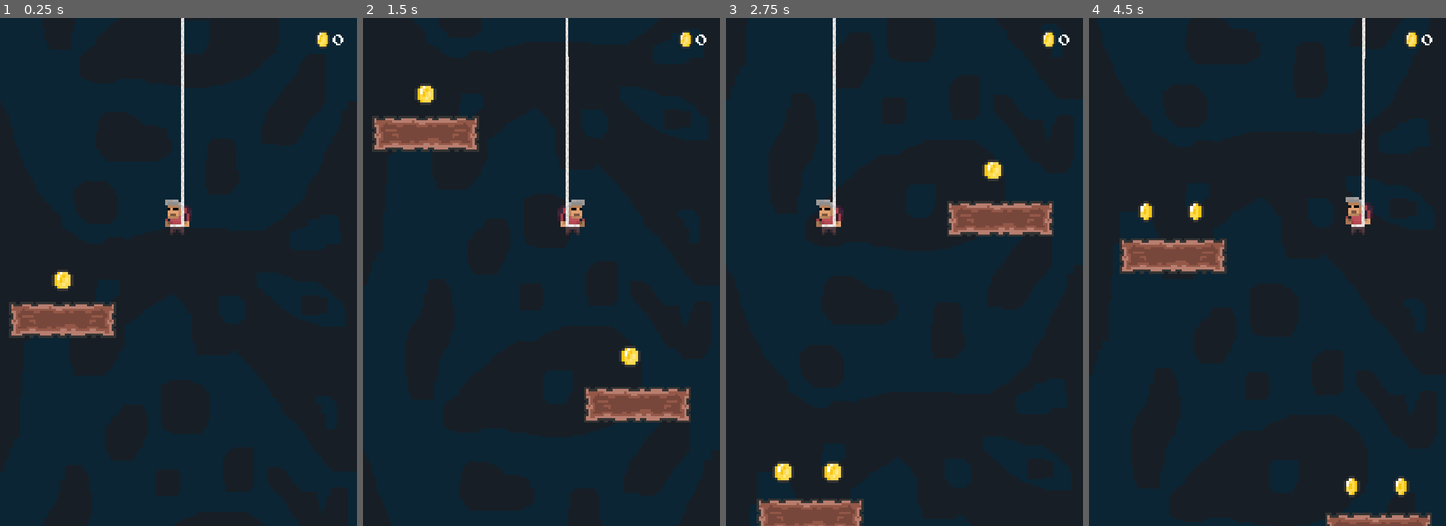
Above: before the commit, frames 1-4 (left to right).
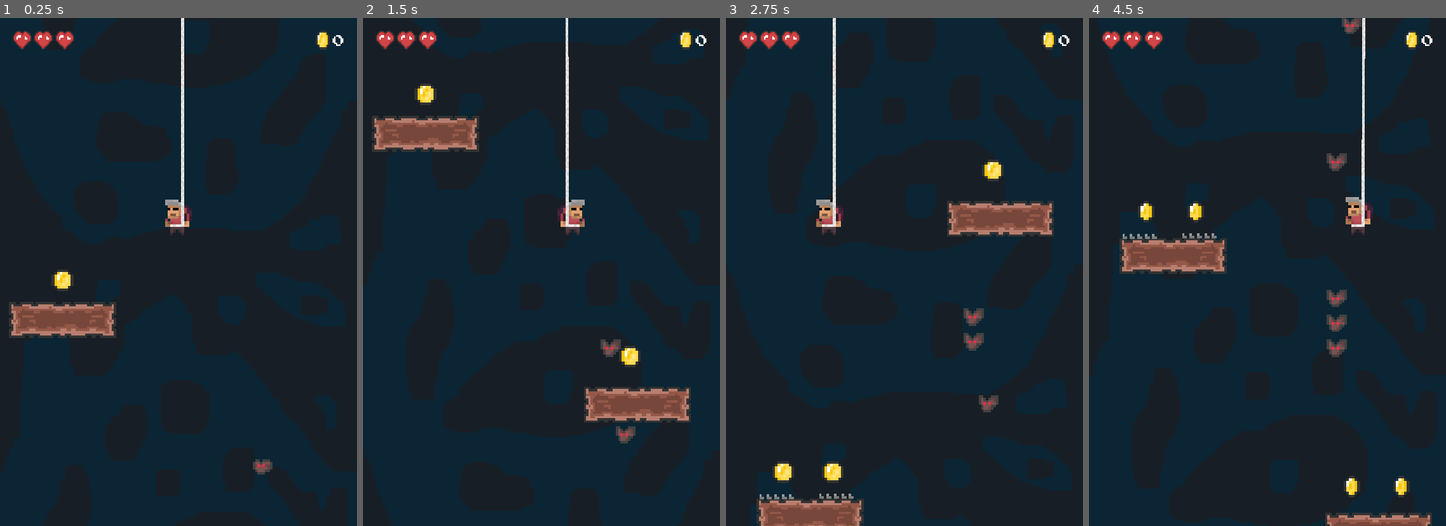
Above: after the commit, the same moments.

Repository: drxwat/rope-and-digger-game
Game: Godot game, scene res://level/main-level/MainLevel.tscn
Same seed, same stepped clock (60 frames per second), same inputs: the game is played once before the commit and once after it.
Inputs (mouse positions are in pixels of both pictures, inside the frame that each line leads up to):
- Up to frame 1 (0.25 s): no input
- Up to frame 2 (1.5 s): move the mouse to (620, 246) at 0.52 s; hold D (move_right) from 0.53 s (still down); click (620, 246) at 0.67 s; move the mouse to (470, 297) at 1.27 s
- Up to frame 3 (2.75 s): move the mouse to (940, 160) at 2.02 s; release D (move_right) at 2.03 s; hold A (move_left) from 2.03 s (still down)
- Up to frame 4 (4.5 s): move the mouse to (1249, 373) at 2.77 s; release A (move_left) at 2.78 s; hold D (move_right) 2.78-4.28 s; click (1249, 373) at 2.92 s; move the mouse to (1374, 348) at 3.52 s; move the mouse to (1160, 195) at 4.27 s; hold A (move_left) from 4.28 s (still down)

The runs differ from the first frame. In frame 1, 0.6% of the frame differs, in the area x 3-97%, y 2-90%; in frame 2, 0.7%; in frame 3, 1.0%; in frame 4, 1.3%, in the area x 3-97%, y 0-67%.

Commit message:
spikes & bars

Diff:
--- /dev/null
+++ b/core/bat/Bat.gd
@@ -0,0 +1,27 @@
+extends KinematicBody2D
+
+onready var attack_timer := $AttackTimer
+
+var is_attacking := false
+var velocity := Vector2(0, -200)
+var gravity := 250
+var attack_duration := 3
+
+func _ready():
+	$AttackTimer.wait_time = attack_duration
+	$AttackTimer.start()
+
+func damage_player(player: Player):
+	player.take_damage()
+
+func _physics_process(delta):
+	if is_attacking:
+		move_and_slide(velocity)
+	else:
+		move_and_slide(Vector2(0, gravity))
+
+func remove():
+	queue_free()
+
+func start_attack():
+	is_attacking = true
--- /dev/null
+++ b/core/bat/Bat.tscn
@@ -0,0 +1,70 @@
+[gd_scene load_steps=11 format=2]
+
+[ext_resource path="res://assets/bat.png" type="Texture" id=1]
+[ext_resource path="res://core/bat/Bat.gd" type="Script" id=2]
+
+[sub_resource type="CircleShape2D" id=7]
+radius = 20.0
+
+[sub_resource type="AtlasTexture" id=1]
+atlas = ExtResource( 1 )
+region = Rect2( 0, 0, 16, 16 )
+
+[sub_resource type="AtlasTexture" id=2]
+atlas = ExtResource( 1 )
+region = Rect2( 16, 0, 16, 16 )
+
+[sub_resource type="AtlasTexture" id=3]
+atlas = ExtResource( 1 )
+region = Rect2( 32, 0, 16, 16 )
+
+[sub_resource type="AtlasTexture" id=4]
+atlas = ExtResource( 1 )
+region = Rect2( 48, 0, 16, 16 )
+
+[sub_resource type="AtlasTexture" id=5]
+atlas = ExtResource( 1 )
+region = Rect2( 64, 0, 16, 16 )
+
+[sub_resource type="SpriteFrames" id=6]
+animations = [ {
+"frames": [ SubResource( 1 ), SubResource( 2 ), SubResource( 3 ), SubResource( 4 ), SubResource( 5 ) ],
+"loop": true,
+"name": "default",
+"speed": 5.0
+} ]
+
+[sub_resource type="CircleShape2D" id=8]
+radius = 16.0
+
+[node name="Bat" type="KinematicBody2D"]
+collision_layer = 0
+collision_mask = 0
+script = ExtResource( 2 )
+
+[node name="Damager" type="Area2D" parent="."]
+collision_layer = 0
+
+[node name="CollisionShape2D" type="CollisionShape2D" parent="Damager"]
+position = Vector2( 0, -3.15579 )
+shape = SubResource( 7 )
+
+[node name="VisibilityNotifier2D" type="VisibilityNotifier2D" parent="."]
+rect = Rect2( -20, -20, 40, 40 )
+
+[node name="AnimatedSprite" type="AnimatedSprite" parent="."]
+modulate = Color( 1.3, 1.3, 1.3, 1 )
+position = Vector2( 0, -15.7789 )
+scale = Vector2( 5, 5 )
+frames = SubResource( 6 )
+frame = 2
+playing = true
+
+[node name="CollisionShape2D" type="CollisionShape2D" parent="."]
+shape = SubResource( 8 )
+
+[node name="AttackTimer" type="Timer" parent="."]
+one_shot = true
+[connection signal="body_entered" from="Damager" to="." method="damage_player"]
+[connection signal="screen_exited" from="VisibilityNotifier2D" to="." method="remove"]
+[connection signal="timeout" from="AttackTimer" to="." method="start_attack"]
--- a/core/platforms/platform-simple/PlatformSimple.gd
+++ b/core/platforms/platform-simple/PlatformSimple.gd
@@ -2,10 +2,12 @@
 
 
 var width := 0.0
+var height := 0.0
 var is_mooving := false
 
 func _ready():
 	width = $Sprite.texture.get_size().x * $Sprite.scale.x
+	height = $Sprite.texture.get_size().y * $Sprite.scale.y
 
 func _physics_process(delta):
 	pass
--- a/core/player/Player.gd
+++ b/core/player/Player.gd
@@ -1,4 +1,5 @@
 extends KinematicBody2D
+class_name Player
 
 signal coin_collected
 signal hp_changed
@@ -12,11 +13,15 @@
 onready var gfx := $GFX
 onready var gfx_scale = gfx.scale.x
 onready var center_position := position.x
+onready var audio_player := $AudioStreamPlayer2D
+onready var animation_player := $AnimationPlayer
 
 var top_direction = Vector2(0, -1)
 var last_tap_action = null
 var coins := 0
 var hp := max_hp
+var take_damage_sfx : AudioStream = preload("res://assets/sfx_and_music/player_Take_Damage.wav")
+var is_invulnarable := false
 
 func _ready():
 	emit_signal("hp_changed", hp)
@@ -44,11 +49,27 @@
 
 	move_and_slide(move_dir, top_direction)
 
+func take_damage():
+	if is_invulnarable:
+		return
+	hp -= 1
+	_play_sfx(take_damage_sfx)
+	emit_signal("hp_changed", hp)
+	is_invulnarable = true
+	animation_player.play("take_damage")
+	var animation_name = yield(animation_player, "animation_finished")
+	if animation_name == "take_damage":
+		is_invulnarable = false
+
 func pick_up(body: Node2D):
 	if body is Coin:
 		body.pick_up()
 		coins += 1
 		emit_signal("coin_collected", coins)
+
+func _play_sfx(stream: AudioStream):
+	audio_player.stream = stream
+	audio_player.play()
 
 func _input(event):
 	if last_tap_action and event is InputEventMouseMotion:
--- a/core/player/Player.tscn
+++ b/core/player/Player.tscn
@@ -40,12 +40,28 @@
 "speed": 5.0
 } ]
 
+[sub_resource type="Animation" id=10]
+resource_name = "take_damage"
+length = 0.8
+tracks/0/type = "value"
+tracks/0/path = NodePath("GFX:modulate")
+tracks/0/interp = 1
+tracks/0/loop_wrap = true
+tracks/0/imported = false
+tracks/0/enabled = true
+tracks/0/keys = {
+"times": PoolRealArray( 0, 0.2, 0.4, 0.6, 0.8 ),
+"transitions": PoolRealArray( 1, 1, 1, 1, 1 ),
+"update": 1,
+"values": [ Color( 1, 1, 1, 1 ), Color( 10, 10, 10, 1 ), Color( 1, 1, 1, 1 ), Color( 10, 10, 10, 1 ), Color( 1, 1, 1, 1 ) ]
+}
+
 [node name="Player" type="KinematicBody2D"]
 collision_mask = 258
 script = ExtResource( 2 )
 
 [node name="CollisionShape2D" type="CollisionShape2D" parent="."]
-position = Vector2( 0, 6.46402 )
+position = Vector2( 0, 8.70778 )
 shape = SubResource( 4 )
 
 [node name="PickUpArea" type="Area2D" parent="."]
@@ -81,4 +97,9 @@
 drag_margin_left = 1.0
 drag_margin_right = 1.0
 editor_draw_drag_margin = true
+
+[node name="AudioStreamPlayer2D" type="AudioStreamPlayer2D" parent="."]
+
+[node name="AnimationPlayer" type="AnimationPlayer" parent="."]
+anims/take_damage = SubResource( 10 )
 [connection signal="body_entered" from="PickUpArea" to="." method="pick_up"]
--- /dev/null
+++ b/core/spikes/Spikes.gd
@@ -0,0 +1,4 @@
+extends Area2D
+
+func damage_player(player: Player):
+	player.take_damage()
--- /dev/null
+++ b/core/spikes/Spikes.tscn
@@ -0,0 +1,22 @@
+[gd_scene load_steps=4 format=2]
+
+[ext_resource path="res://assets/spikes.png" type="Texture" id=1]
+[ext_resource path="res://core/spikes/Spikes.gd" type="Script" id=2]
+
+[sub_resource type="RectangleShape2D" id=1]
+extents = Vector2( 35, 5 )
+
+[node name="Spikes" type="Area2D"]
+monitorable = false
+collision_layer = 8
+script = ExtResource( 2 )
+
+[node name="CollisionShape2D" type="CollisionShape2D" parent="."]
+position = Vector2( 0, -5 )
+shape = SubResource( 1 )
+
+[node name="Sprite" type="Sprite" parent="."]
+position = Vector2( 0, -40.9044 )
+scale = Vector2( 5, 5 )
+texture = ExtResource( 1 )
+[connection signal="body_entered" from="." to="." method="damage_player"]
--- /dev/null
+++ b/core/ui/hp-bar/HPBar.gd
@@ -0,0 +1,27 @@
+extends HBoxContainer
+
+var heart_empty := preload("res://assets/heart_empty.png")
+var heart_full := preload("res://assets/heart_full.png")
+
+var is_initilized := false
+
+func _initialize(hp):
+	for i in range(hp):
+		var texture_rect = TextureRect.new()
+		texture_rect.expand = true
+		texture_rect.rect_min_size = Vector2(39, 39)
+		texture_rect.size_flags_horizontal = SIZE_EXPAND_FILL
+		texture_rect.size_flags_vertical = SIZE_EXPAND_FILL
+		texture_rect.texture = heart_full
+		add_child(texture_rect)
+	is_initilized = true
+
+func update_health(value):
+	if not is_initilized:
+		_initialize(value)
+	for i in get_child_count():
+		var child = get_child(i)
+		if value >= i + 1:
+			child.texture = heart_full
+		else:
+			child.texture = heart_empty
--- a/core/ui/hp-bar/HPBar.tscn
+++ b/core/ui/hp-bar/HPBar.tscn
@@ -1,14 +1,11 @@
 [gd_scene load_steps=2 format=2]
 
-[ext_resource path="res://assets/heart_full.png" type="Texture" id=1]
+[ext_resource path="res://core/ui/hp-bar/HPBar.gd" type="Script" id=2]
 
 [node name="HPBar" type="HBoxContainer"]
 margin_right = 39.0
 margin_bottom = 39.0
-
-[node name="TextureRect" type="TextureRect" parent="."]
-margin_right = 39.0
-margin_bottom = 39.0
-rect_min_size = Vector2( 39, 39 )
-texture = ExtResource( 1 )
-stretch_mode = 1
+script = ExtResource( 2 )
+__meta__ = {
+"_edit_use_anchors_": false
+}
--- a/core/ui/hud/HUD.gd
+++ b/core/ui/hud/HUD.gd
@@ -1,6 +1,11 @@
 extends MarginContainer
 
 onready var coin_counter := $Grid/Row1/CoinCounter
+onready var hp_bar := $Grid/Row1/HPBar
 
 func update_coins_counter(value: int):
 	coin_counter.set_coins_amount(value)
+
+func update_hp(value: int):
+	print(value)
+	hp_bar.update_health(value)
--- a/core/ui/hud/HUD.tscn
+++ b/core/ui/hud/HUD.tscn
@@ -1,7 +1,8 @@
-[gd_scene load_steps=3 format=2]
+[gd_scene load_steps=4 format=2]
 
 [ext_resource path="res://core/ui/hud/HUD.gd" type="Script" id=1]
 [ext_resource path="res://core/ui/coin-counter/CoinCounter.tscn" type="PackedScene" id=2]
+[ext_resource path="res://core/ui/hp-bar/HPBar.tscn" type="PackedScene" id=3]
 
 [node name="HUD" type="MarginContainer"]
 anchor_right = 1.0
@@ -22,4 +23,8 @@
 margin_right = 670.0
 margin_bottom = 39.0
 
+[node name="HPBar" parent="Grid/Row1" instance=ExtResource( 3 )]
+margin_right = 0.0
+
 [node name="CoinCounter" parent="Grid/Row1" instance=ExtResource( 2 )]
+margin_left = 4.0
--- a/level/main-level/MainLevel.gd
+++ b/level/main-level/MainLevel.gd
@@ -1,6 +1,7 @@
 extends Node2D
 
 export var platform_spawn_time := 3
+export var spikes_probability := 0.3
 
 onready var bg1 : Background = $Backgrounds/Background1
 onready var bottom_bg : Background = $Backgrounds/Background3
@@ -18,6 +19,8 @@
 	PlatfromsTypes.SIMPLE: preload("res://core/platforms/platform-simple/PlatformSimple.tscn")
 }
 var coin_scene = preload("res://core/coin/Coin.tscn")
+var spikes_scene = preload("res://core/spikes/Spikes.tscn")
+var bat_sceene = preload("res://core/bat/Bat.tscn")
 
 func _ready():
 	rng.randomize()
@@ -34,6 +37,17 @@
 func spawn_platform():
 	var platform = _place_random_platrom()
 	_place_coin_on_platform(platform)
+	_place_spikes_on_platform(platform)
+
+func spawn_bat():
+	var bat = bat_sceene.instance()
+	var y_position = get_viewport().size.y
+	bat.position = Vector2(500, player.position.y + (y_position / 2) - 100)
+	add_child(bat)
+	print(bat.position)
+	print(player.position)
+
+
 
 func _place_random_platrom() -> Node2D:
 	var platform =  platforms[PlatfromsTypes.SIMPLE].instance()
@@ -53,3 +67,14 @@
 	var coin = coin_scene.instance()
 	platform.add_child(coin)
 	coin.position = Vector2(0, -80)
+
+func _place_spikes_on_platform(platform: Node2D):
+	var place_spikes = rng.randf_range(0, 1) <= spikes_probability
+	if not place_spikes:
+		return
+	var spikes1 = spikes_scene.instance()
+	var spikes2 = spikes_scene.instance()
+	platform.add_child(spikes1)
+	platform.add_child(spikes2)
+	spikes1.position = Vector2(-platform.width / 4, -35)
+	spikes2.position = Vector2(platform.width / 4, -35)
--- a/level/main-level/MainLevel.tscn
+++ b/level/main-level/MainLevel.tscn
@@ -6,6 +6,8 @@
 [ext_resource path="res://core/platforms/platform-simple/PlatformSimple.tscn" type="PackedScene" id=4]
 [ext_resource path="res://core/background/Background.tscn" type="PackedScene" id=5]
 [ext_resource path="res://core/ui/hud/HUD.tscn" type="PackedScene" id=6]
+[ext_resource path="res://core/spikes/Spikes.tscn" type="PackedScene" id=7]
+[ext_resource path="res://core/bat/Bat.tscn" type="PackedScene" id=8]
 
 [node name="MainLevel" type="Node2D"]
 script = ExtResource( 1 )
@@ -48,6 +50,12 @@
 [node name="Coin4" parent="Platforms/PlatformSimple3" instance=ExtResource( 3 )]
 position = Vector2( 45.5677, -89.4595 )
 
+[node name="Spikes" parent="Platforms/PlatformSimple3" instance=ExtResource( 7 )]
+position = Vector2( -67.268, -33.2188 )
+
+[node name="Spikes2" parent="Platforms/PlatformSimple3" instance=ExtResource( 7 )]
+position = Vector2( 53.15, -35 )
+
 [node name="PlatformSimple4" parent="Platforms" instance=ExtResource( 4 )]
 position = Vector2( 584.582, 2892.94 )
 
@@ -66,8 +74,16 @@
 [node name="PlatformTimer" type="Timer" parent="Timers"]
 wait_time = 3.0
 autostart = true
+
+[node name="BatTimer" type="Timer" parent="Timers"]
+autostart = true
+
+[node name="Bat" parent="." instance=ExtResource( 8 )]
+position = Vector2( 529.699, 1427.5 )
 [connection signal="screen_exited" from="Backgrounds/Background1" to="." method="move_bg_to_bottom"]
 [connection signal="screen_exited" from="Backgrounds/Background2" to="." method="move_bg_to_bottom"]
 [connection signal="screen_exited" from="Backgrounds/Background3" to="." method="move_bg_to_bottom"]
 [connection signal="coin_collected" from="Player" to="CanvasLayer/HUD" method="update_coins_counter"]
+[connection signal="hp_changed" from="Player" to="CanvasLayer/HUD" method="update_hp"]
 [connection signal="timeout" from="Timers/PlatformTimer" to="." method="spawn_platform"]
+[connection signal="timeout" from="Timers/BatTimer" to="." method="spawn_bat"]
--- a/project.godot
+++ b/project.godot
@@ -18,10 +18,16 @@
 "class": "Coin",
 "language": "GDScript",
 "path": "res://core/coin/Coin.gd"
+}, {
+"base": "KinematicBody2D",
+"class": "Player",
+"language": "GDScript",
+"path": "res://core/player/Player.gd"
 } ]
 _global_script_class_icons={
 "Background": "",
-"Coin": ""
+"Coin": "",
+"Player": ""
 }
 
 [application]
@@ -85,6 +91,7 @@
 2d_physics/layer_1="player"
 2d_physics/layer_2="platforms"
 2d_physics/layer_3="pickups"
+2d_physics/layer_4="spikes"
 2d_physics/layer_9="walls"
 
 [physics]
Binary file added: assets/bat.png
Not shown, added: assets/bat.png.import
Not shown: 1 places in core/player/Player.tscn that only renumber resources
Not shown: 1 places in level/main-level/MainLevel.tscn that only renumber resources
